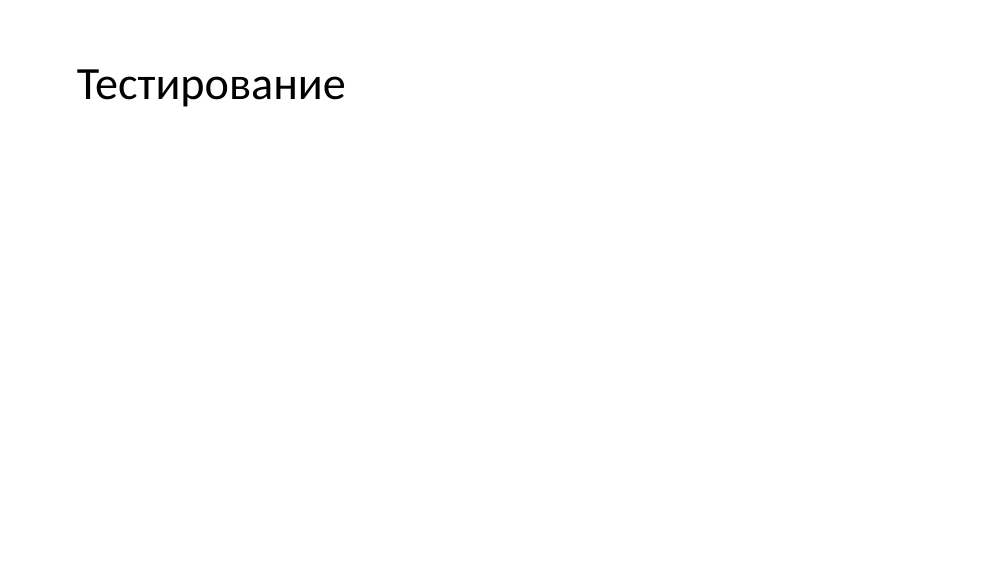
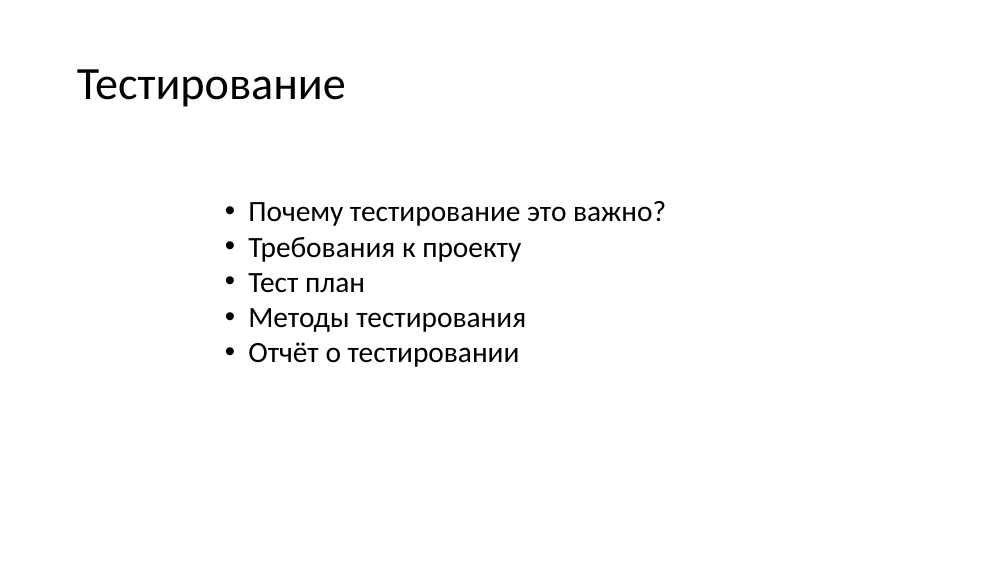
Before and after one commit to N0tilT/Timelon, a slide deck: slide 22 of docs/Timelon.pptx. Drawn at 1008x567 pixels with LibreOffice and Linux fonts; fonts in the diff are those of the drawing. Boxes give left, top, right and bottom in pixels: in the first picture for what was removed or moved away, otherwise in the second. Text is boxed around its words. In the diff, an @@ line names an element or a change of style, - is before the commit and + after.

```diff
--- a/docs/Timelon.pptx
+++ b/docs/Timelon.pptx
@@ text added at box(248, 201, 666, 367), 28 pt, text #000000 @@
+• Почему тестирование это важно?
+• Требования к проекту
+• Тест план
+• Методы тестирования
+• Отчёт о тестировании
```
Also in this commit, not shown: 4 other slides changed.
